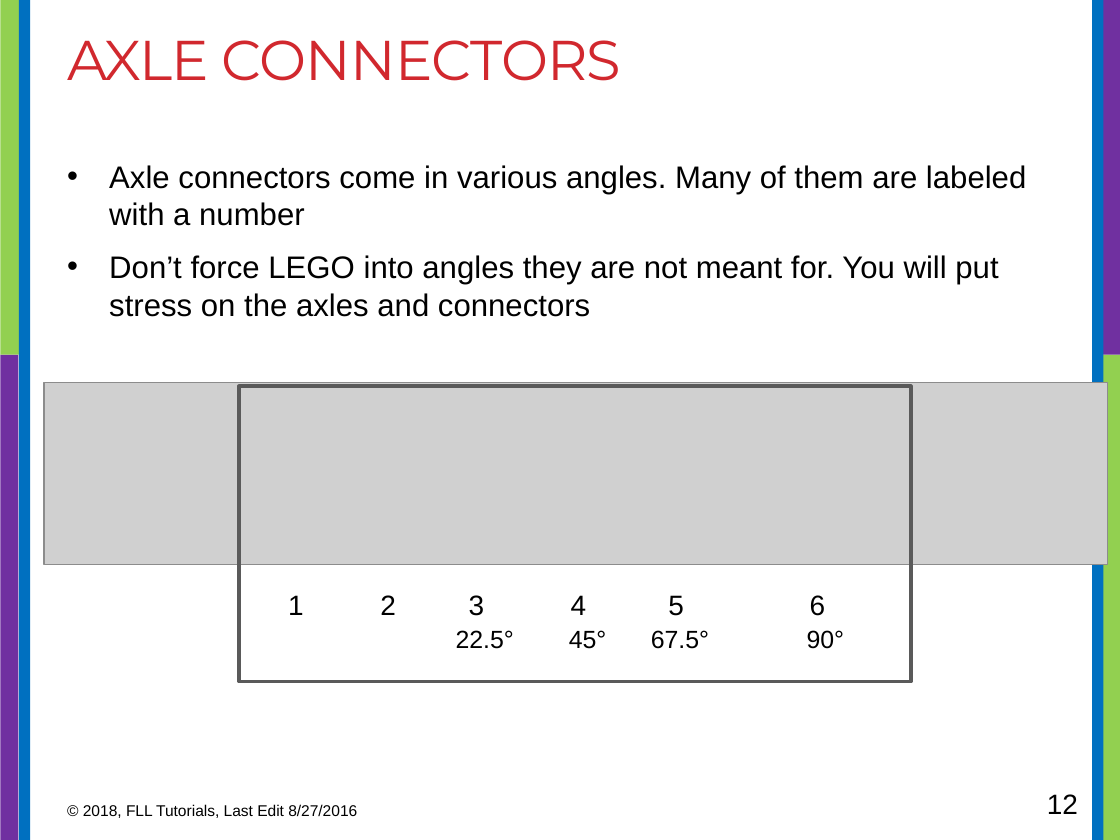
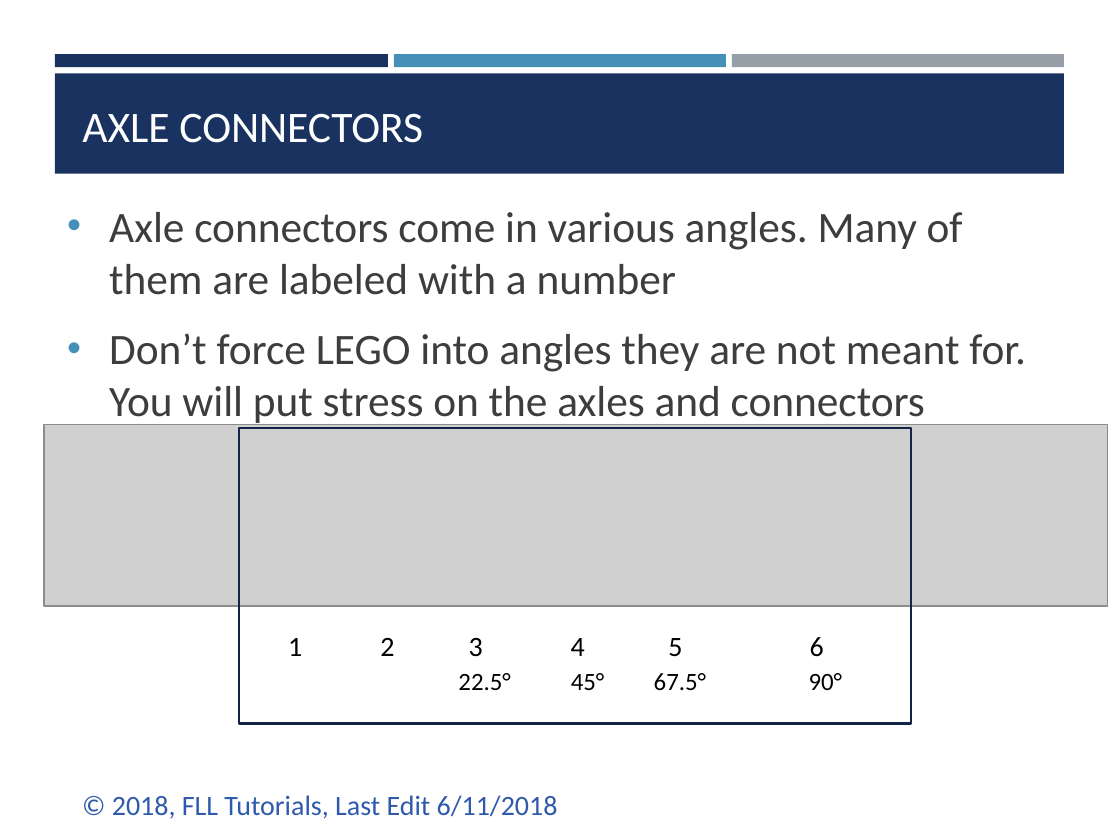
Before and after one commit to ev3lessons/FLL-Tutorials, a slide deck: slide 12 of translations/en-us/RobotGame/TechnicBasics.pptx. Drawn at 1120x840 pixels with LibreOffice and Linux fonts; fonts in the diff are those of the drawing; grey boxes stand for pictures. Boxes give left, top, right and bottom in pixels: in the first picture for what was removed or moved away, otherwise in the second. Text is boxed around its words. In the diff, an @@ line names an element or a change of style, - is before the commit and + after.

```diff
--- a/translations/en-us/RobotGame/TechnicBasics.pptx
+++ b/translations/en-us/RobotGame/TechnicBasics.pptx
@@ rectangle removed at [0, 0, 22, 355] @@
@@ rectangle removed at [19, 0, 30, 840] @@
@@ rectangle removed at [1092, 0, 1103, 840] @@
@@ rectangle removed at [1098, 0, 1120, 355] @@
@@ rectangle added at [55, 54, 388, 67], fill #1A3260 @@
@@ rectangle added at [394, 54, 726, 67], fill #4590B8 @@
@@ rectangle added at [732, 54, 1064, 67], fill #969FA7 @@
@@ rectangle added at [55, 74, 1064, 174], fill #1A3260 @@
@@ title "AXLE CONNECTORS": place and size @@
-title "AXLE CONNECTORS" at [67, 40, 621, 81]
+title "AXLE CONNECTORS" at [82, 113, 423, 143]
@@ title "AXLE CONNECTORS" at [82, 113, 423, 143]: size 36 to 28 pt, font Montserrat to Calibri, text colour #D1282E to #FFFFFF, letter spacing -0.6 to 0 pt; vertical alignment top to bottom @@
@@ text "Axle connectors come in various ..." at [109, 212, 1026, 427]: size 20 to 27.9 pt, font Arial to Calibri, text colour #000000 to #3D3D3D; more space between paragraphs @@
@@ rectangle removed at [0, 355, 18, 840] @@
@@ rectangle removed at [1102, 355, 1120, 840] @@
@@ 4 texts, 1 picture, 1 rectangle: place and size @@
-4 texts, 1 picture, 1 rectangle at [44, 383, 1108, 682]
+4 texts, 1 picture, 1 rectangle at [44, 424, 1108, 724]
@@ rectangle at [239, 428, 911, 724]: outline #5A5A5A 2.25 pt to #132547 1.75 pt @@
@@ font Arial to Calibri in 10 elements at [458, 673, 510, 690], [571, 673, 605, 690], [654, 673, 706, 690], [809, 673, 843, 690], [288, 638, 302, 656], [380, 638, 394, 656], [469, 638, 483, 657], [571, 638, 585, 656], [668, 638, 682, 657], [810, 637, 824, 657] @@
@@ 7 texts: place and size @@
-7 texts at [109, 165, 1026, 616]
+7 texts at [109, 212, 1026, 657]
@@ text at [112, 795, 558, 819]: text changed; size 10 to 18 pt; font Arial to Calibri; text colour #000000 to #2F5AAC @@
-© 2018, FLL Tutorials, Last Edit 8/27/2016
+© 2018, FLL Tutorials, Last Edit 6/11/2018
@@ page number removed at [1047, 794, 1078, 814] @@
-12
```
Also in this commit, not shown: 14 other slides changed, 18 other files.
